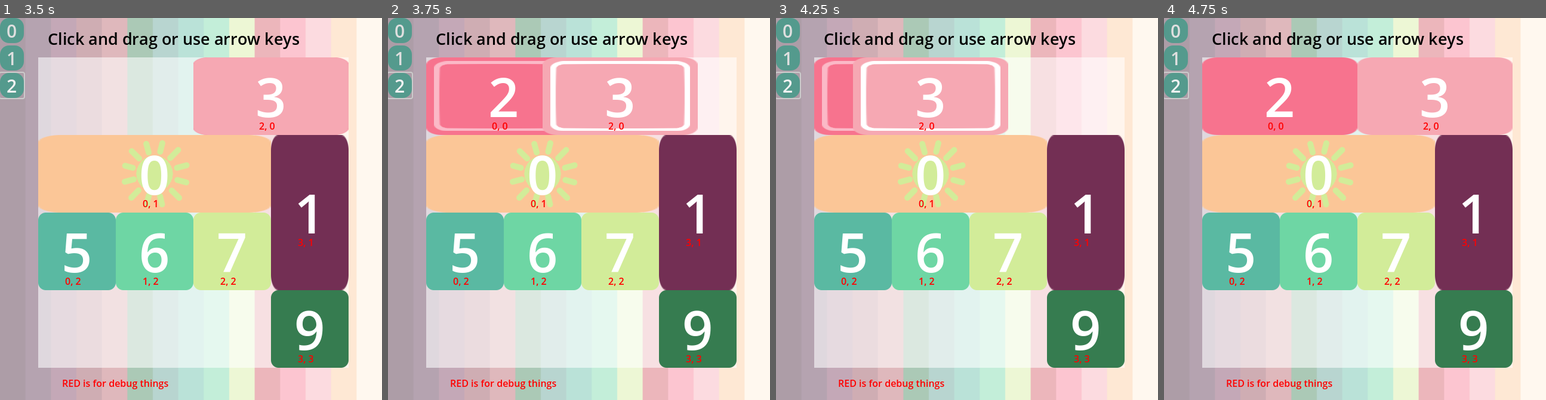
Above: before the commit, frames 1-4 (left to right).
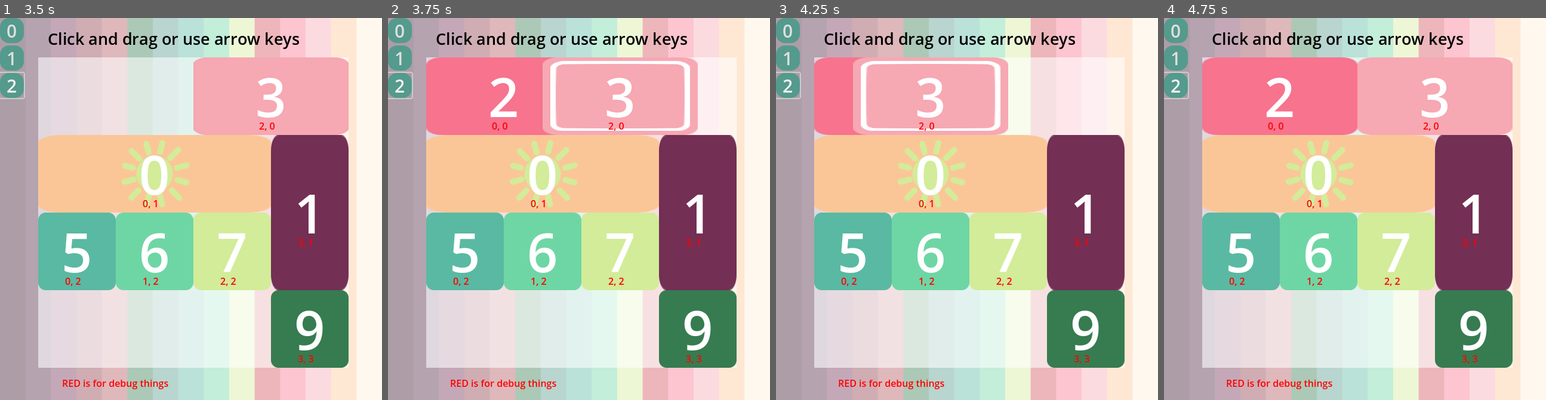
Above: after the commit, the same moments.

Repository: firelighted/comfyjam2026_slidingsun
Game: Godot game, scene res://scenes_scripts/main_2d.tscn
The game is run twice, just before and just after one commit, with the same random seed, the same clock (stepped at 60 frames per second) and the same inputs. The engine's default icon, where the game draws it, is replaced by a stand-in: a white triangle on a blue panel in a dark square.
Inputs (mouse positions are in pixels of both pictures, inside the frame that each line leads up to):
- Up to frame 1 (3.5 s): click "0" at 0.5 s; click "1" at 1.25 s; click "2" at 2 s; tap Enter at 2.75 s; drag from (114, 94) to (271, 94) at 2.77 s
- Up to frame 2 (3.75 s): tap Space at 3.5 s; drag from (659, 94) to (540, 174) at 3.52 s
- Up to frame 3 (4.25 s): no input
- Up to frame 4 (4.75 s): tap Enter at 4.25 s; move the mouse to (1316, 94) at 4.27 s; hold Right (ui_right) from 4.28 s (still down); click (1316, 94) at 4.42 s

Frame 1 is identical in both runs. In frame 2, 0.6% of the frame differs, in the area x 12-42%, y 11-30%; in frame 3, 0.4%; in frame 4, nothing differs.

Commit message:
array updates mostly work

Diff:
--- a/block_manager.gd
+++ b/block_manager.gd
@@ -99,20 +99,6 @@
 var drag_start = Vector2.ZERO
 var drag_end = Vector2.ZERO
 
-#func _unhandled_input(event):
-	#if event is InputEventMouseButton:
-		#if event.button_index == MOUSE_BUTTON_LEFT:
-			#if event.is_pressed():
-				#print("start drag")
-				#drag_start = event.position
-				#is_dragging = true
-			#else:
-				#print("stop drag")
-				#drag_end = event.position
-				#selected_block.snap_to_position_from_row_col()
-				#is_dragging = false
-
-
 func spawn_blocks():
 	for block in block_parent.get_children():
 		block.queue_free()
@@ -132,6 +118,7 @@
 	var block = block_prefab.instantiate()
 	block.set_variables(block_id, get_block_width(block_id), get_block_height(block_id), row, col)
 	block_parent.add_child(block)
+
 	block.want_to_move.connect(receive_block_want_to_move)
 	block.just_selected.connect(receive_block_just_selected)
 	block.just_deselected.connect(receive_block_just_deselected)
@@ -141,32 +128,15 @@
 func receive_block_want_to_move(block_id, grid_pos, dir):
 	pass #print("block want to move")
 
-func receive_block_just_selected(block_id, grid_pos):
+func receive_block_just_selected(block: Block, block_id, grid_pos):
 	print('receive_block_just_selected')
-	for block in block_parent.get_children():
-		if (block.block_id == block_id):
-			selected_block = block
-			block.is_selected = true
-			selected_block.is_dragging = false
-
-			#var prev_pos = block.grid_pos
-			#var new_pos = block.set_row_col_from_pos()
-			#
-			#print(prev_pos, new_pos)
-			#
-			## update array NOT WORKING -- wrong values being set
-			## set_array(block.i_row, block.i_col, block.block_id)  # doesn't change
-			#set_array(prev_pos, new_pos, block.dims, block.block_id)
-		#else:
-			#block.snap_to_position_from_row_col()
-
-
-	print(array)
+	selected_block = block
 
 func receive_block_just_deselected(
 	block: Block, prev_pos: Vector2, new_pos: Vector2
 ):
 	update_array(prev_pos, new_pos, block.dims, block.block_id)
+	print(array)
 
 func init_array():
 	if len(array) < cells - 1: # pad with empty
@@ -195,24 +165,37 @@
 	prev_pos: Vector2, new_pos: Vector2, block_dims: Vector2, val: int
 ):
 	var dir = new_pos - prev_pos
-
-	# TODO: finish these for loops
+	var sign_x = signi(dir.x)
+	var sign_y = signi(dir.y)
+
 	if dir.x == 0:
 		# movement in y direction
 		for i in block_dims.x:
-			var idx = ((new_pos.y + block_dims.y - 1) * x_size) + new_pos.x
-			array[idx] = val
-
-			var del_idx = (prev_pos.y * x_size) + prev_pos.x
+			for j in block_dims.y:
+				var idx = ((new_pos.y + j) * x_size) + new_pos.x + i
+				array[idx] = val
+
+			# delete
+			var del_idx = 0
+			if sign_y > 0:
+				del_idx = (prev_pos.y * x_size) + prev_pos.x + i
+			elif sign_y < 0:
+				del_idx = ((prev_pos.y + block_dims.y - 1) * x_size) + prev_pos.x + i
+
 			array[del_idx] = -1
-		pass
 	elif dir.y == 0:
 		# movement in x direction
 		for i in block_dims.y:
-			var idx = (new_pos.y * x_size) + new_pos.x - (block_dims.x - 1)
-			array[idx] = val
-
-			var del_idx = (prev_pos.y * x_size) + prev_pos.x
+			for j in block_dims.x:
+				var idx = ((new_pos.y + i) * x_size) + new_pos.x + j
+				array[idx] = val
+
+			var del_idx = 0
+			if sign_x > 0:
+				del_idx = (((prev_pos.y + i) * x_size) + prev_pos.x)
+			elif sign_x < 0:
+				del_idx = ((prev_pos.y + i) * x_size) + prev_pos.x + block_dims.x - 1
+
 			array[del_idx] = -1
 
 
--- a/scenes_scripts/block.gd
+++ b/scenes_scripts/block.gd
@@ -2,7 +2,7 @@
 class_name Block
 
 signal want_to_move(block_id: int, grid_pos: Vector2, dir: Vector2)
-signal just_selected(block_id: int, grid_pos: Vector2)
+signal just_selected(block: Block, block_id: int, grid_pos: Vector2)
 signal just_deselected(
 	block: Block, prev_grid_pos: Vector2, new_grid_pos: Vector2
 )
@@ -92,11 +92,13 @@
 	print("start drag")
 	drag_start = get_global_mouse_position()
 	is_dragging = true
+	is_selected = true
 	drag_start_pos = position
 	$"../../../DEBUG_mouseclick".global_position = drag_start
 	$"../../../DEBUG_dragoffset".clear_points()
 	$"../../../DEBUG_dragoffset".add_point(get_global_mouse_position())
 	$"../../../DEBUG_dragoffset".add_point(global_position)
+	just_selected.emit(self, block_id, grid_pos)
 
 
 func end_drag():
@@ -162,7 +164,6 @@
 	if event is InputEventMouseButton:
 		if event.button_index == MOUSE_BUTTON_LEFT:
 			if event.is_pressed():
-				just_selected.emit(block_id, grid_pos)
 				start_drag()
 			else:
 				end_drag()
